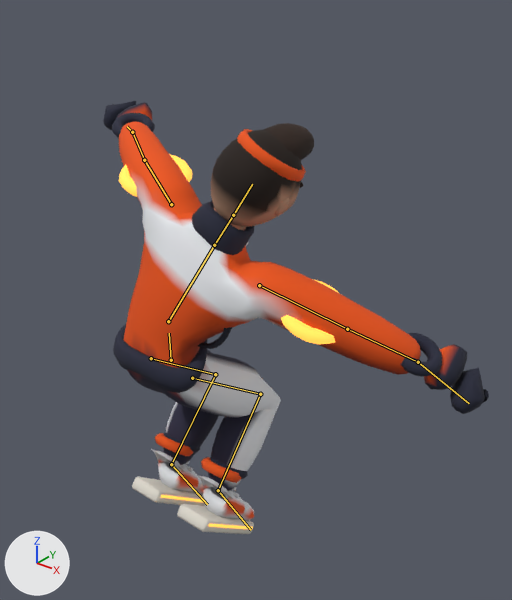
Renders of the glTF model assets/models/avatar_orange_rig_quest.glb from each side of a commit.
Rendered twice from a camera (50 mm lens) standing at (1.452, -1.377, 1.913) and looking at (0.144, 0.259, 0.899). Arrows for +X, +Y and +Z are at lower left; the lights stay in place. The picture after the commit comes second. Both versions are drawn at frame 10 of the action 'Esquive'; the numbers are the values there. The bones that bend it are drawn over the model as lines.

In view in the first picture: 'Personnage'.
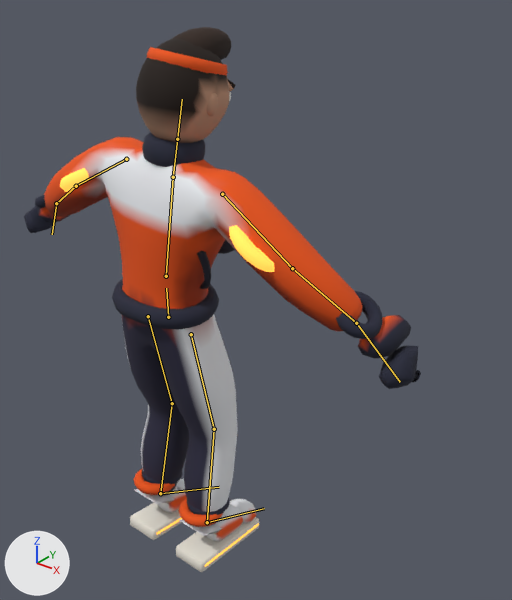
Location of each change, [x1, y1, x2, y2] in pixels of the pictures (512 x 600 px):
'Personnage', posed (26% taller): before [103, 101, 489, 534]; after [24, 27, 421, 572]
bone 'Hanches', root to tip: before (171, 360) to (169, 333); after (168, 317) to (166, 288)
bone 'Cuisse.D', root to tip: before (192, 378) to (260, 394); after (191, 334) to (214, 429)
bone 'Tibia.D', root to tip: before (260, 394) to (218, 490); after (214, 429) to (207, 522)
bone 'Cuisse.G', root to tip: before (151, 358) to (215, 374); after (148, 316) to (172, 403)
bone 'Tibia.G', root to tip: before (215, 374) to (171, 464); after (172, 403) to (160, 493)
bone 'Dos', root to tip: before (168, 321) to (214, 245); after (166, 276) to (173, 177)
bone 'Bras.D', root to tip: before (259, 285) to (347, 329); after (222, 194) to (292, 268)
bone 'AvantBras.D', root to tip: before (347, 329) to (418, 362); after (292, 268) to (356, 323)
bone 'Bras.G', root to tip: before (171, 204) to (144, 160); after (126, 159) to (76, 186)
bone 'AvantBras.G', root to tip: before (144, 160) to (132, 132); after (76, 186) to (56, 203)
bone 'Tete', root to tip: before (233, 215) to (252, 184); after (177, 139) to (182, 99)

What the commit changed:
Bone 'Hanches' (bone_hanches) moves from (0.0, -0.193, 0.0) to (0.0, -0.036, 0.0).
Bone 'Cuisse.D' (bone_cuisse_d) turns from (53, 1, 2) to (8, 0, 0) degrees about its own x, y and z.
Bone 'Tibia.D' (bone_tibia_d) turns from (-92, -2, 0) to (-14, 0, 0) degrees about its own x, y and z.
Bone 'Cuisse.G' (bone_cuisse_g) turns from (53, -1, -2) to (11, 0, 0) degrees about its own x, y and z.
Bone 'Tibia.G' (bone_tibia_g) turns from (-92, 2, 0) to (-20, 0, 0) degrees about its own x, y and z.
Bone 'Dos' (bone_dos) turns from (-14, 0, -27) to (-6, 0, -5) degrees about its own x, y and z.
Bone 'Bras.D' (bone_bras_d) turns from (53, 13, -7) to (13, 0, -5) degrees about its own x, y and z.
Bone 'AvantBras.D' (bone_avantbras_d) turns from (0, 0, 0) to (8, 8, 6) degrees about its own x, y and z.
Bone 'Bras.G' (bone_bras_g) turns from (49, -15, -9) to (8, -3, 8) degrees about its own x, y and z.
Bone 'AvantBras.G' (bone_avantbras_g) turns from (0, 0, 0) to (8, -8, -6) degrees about its own x, y and z.
Bone 'Tete' (bone_tete) turns from (0, 0, 0) to (-1, 0, 0) degrees about its own x, y and z.
